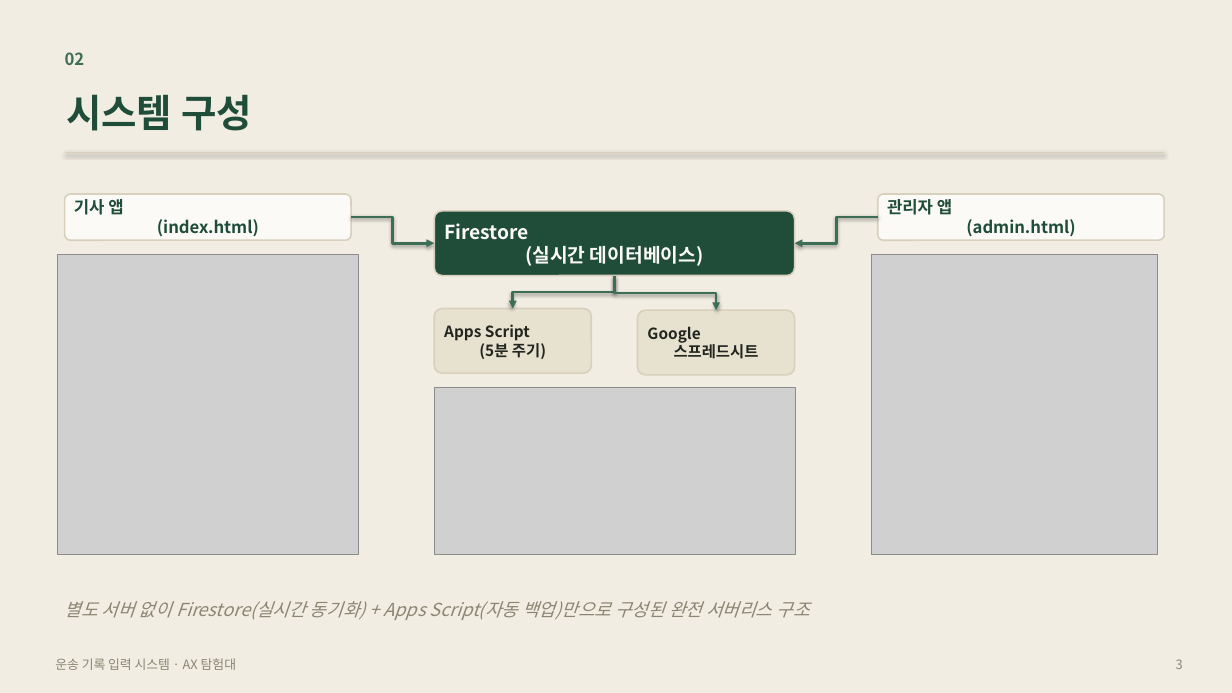
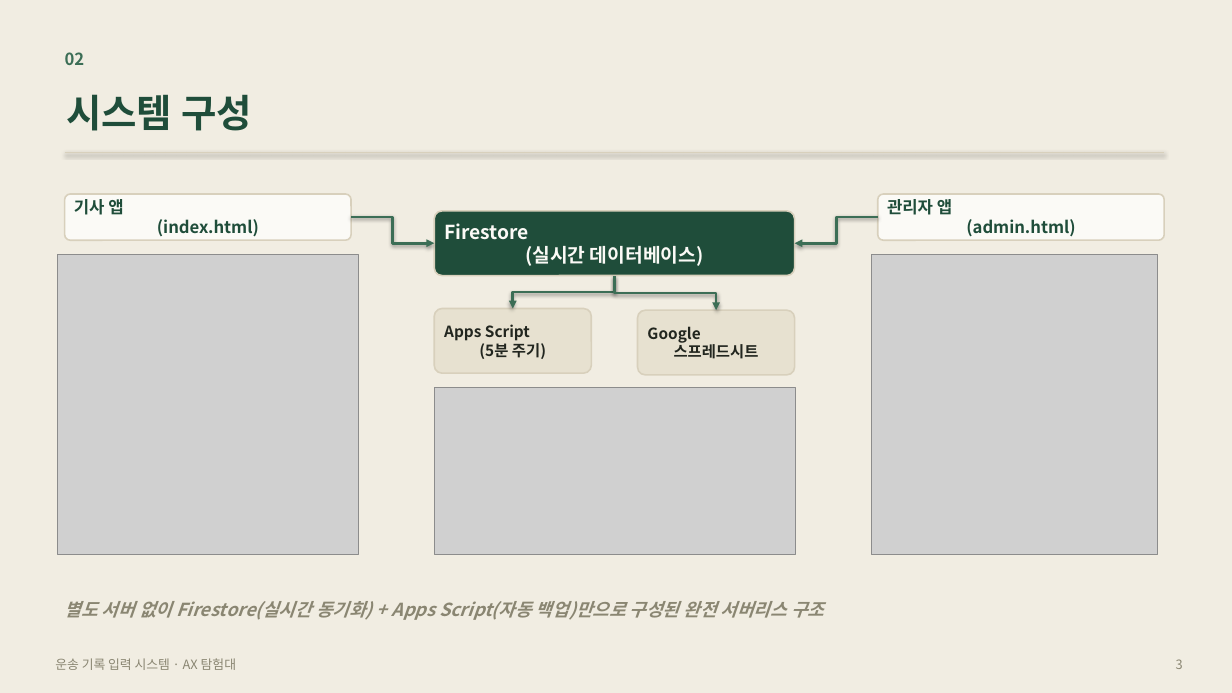
Before and after one commit to dreamsinblue-gif/KGH, a slide deck: slide 3 of 6_발표자료.pptx. Drawn at 1232x693 pixels with LibreOffice and Linux fonts; fonts in the diff are those of the drawing; grey boxes stand for pictures. Boxes give left, top, right and bottom in pixels: in the first picture for what was removed or moved away, otherwise in the second. Text is boxed around its words. In the diff, an @@ line names an element or a change of style, - is before the commit and + after.

```diff
--- a/6_발표자료.pptx
+++ b/6_발표자료.pptx
@@ text "별도 서버 없이 Firestore(실시간 동기화) ..." at [65,601,824,620]: bold on @@
```
Also in this commit, not shown: 7 other slides changed.
